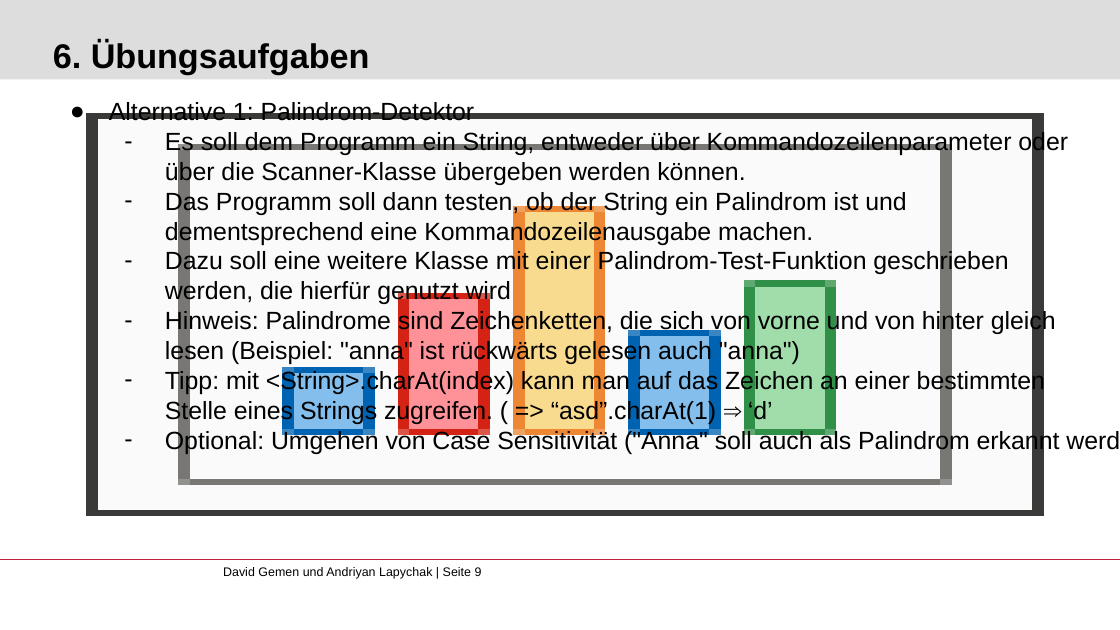
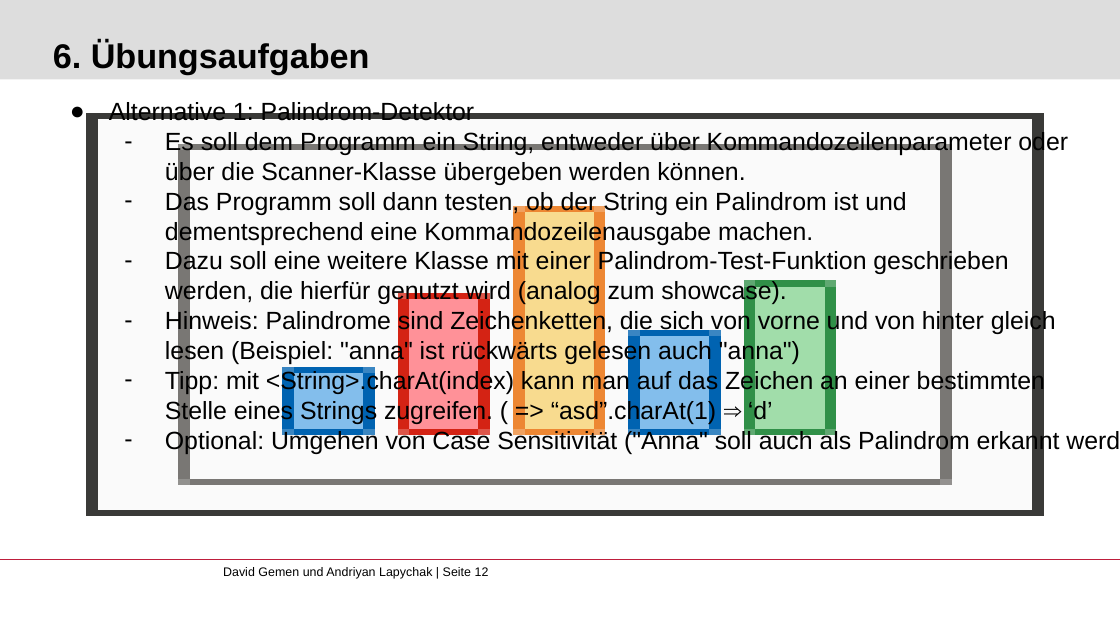
Before and after one commit to gemdav/Programmieren-1-Tutorium, a slide deck: slide 12 of slides/03_classes_packages_functions.pptx (slide 9 before the commit). Drawn at 1120x630 pixels with LibreOffice and Linux fonts; fonts in the diff are those of the drawing; background and template pictures are left out. Boxes give left, top, right and bottom in pixels: in the first picture for what was removed or moved away, otherwise in the second. Text is boxed around its words. In the diff, an @@ line names an element or a change of style, - is before the commit and + after.

```diff
--- a/slides/03_classes_packages_functions.pptx
+++ b/slides/03_classes_packages_functions.pptx
@@ text at box(165, 249, 1008, 305): text changed @@
-  – Dazu soll eine weitere Klasse mit einer Palindrom-Test-Funktion geschrieben werden, die hierfür genutzt wird
+  – Dazu soll eine weitere Klasse mit einer Palindrom-Test-Funktion geschrieben werden, die hierfür genutzt wird (analog zum showcase).
@@ text at box(223, 567, 489, 579): text changed @@
-David Gemen und Andriyan Lapychak | Seite 9
+David Gemen und Andriyan Lapychak | Seite 12
```
Also in this commit, not shown: 5 other slides changed, 4 slides added, 1 slide removed, 8 other files.
